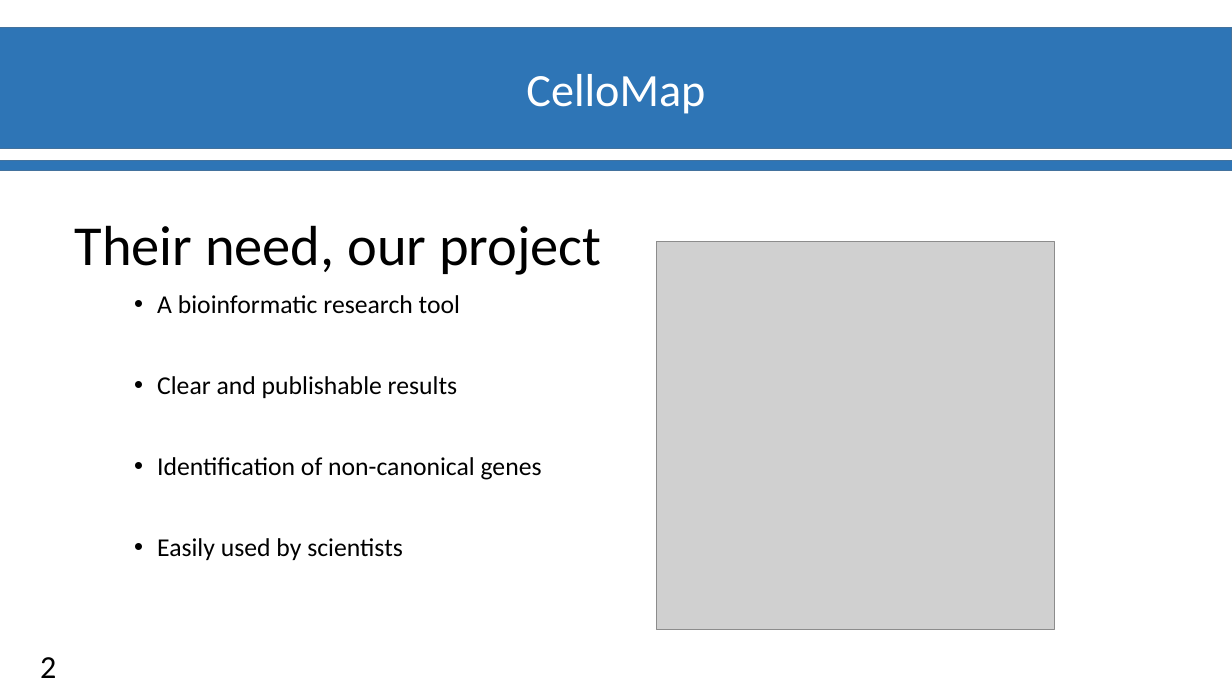
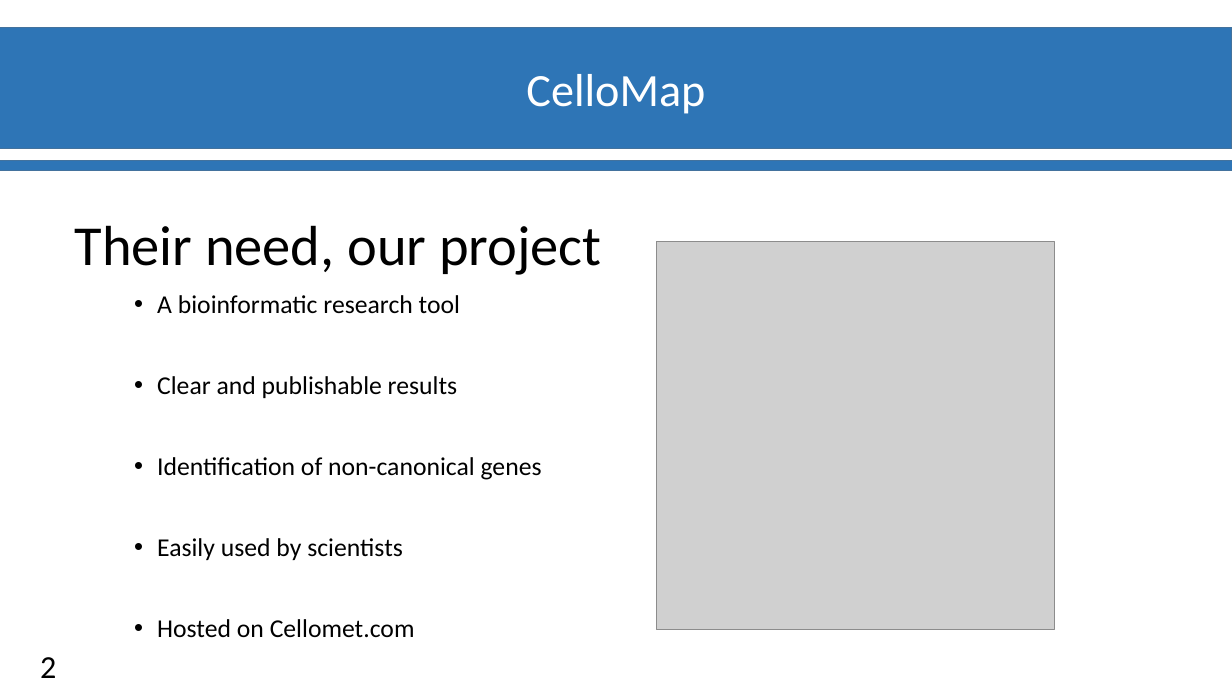
Before and after one commit to Ylefol/projet-INSERM_V5, a slide deck: slide 3 of Slides/Soutenance_Final.pptx. Drawn at 1232x693 pixels with LibreOffice and Linux fonts; fonts in the diff are those of the drawing; grey boxes stand for pictures; background and template pictures are left out. Boxes give left, top, right and bottom in pixels: in the first picture for what was removed or moved away, otherwise in the second. Text is boxed around its words. In the diff, an @@ line names an element or a change of style, - is before the commit and + after.

Commit message:
More work on final presentation

```diff
--- a/Slides/Soutenance_Final.pptx
+++ b/Slides/Soutenance_Final.pptx
@@ text at box(157, 619, 415, 638): paragraph added @@
+• Hosted on Cellomet.com
```
Also in this commit, not shown: 2 other slides changed, 3 slides added, 2 slides removed.
